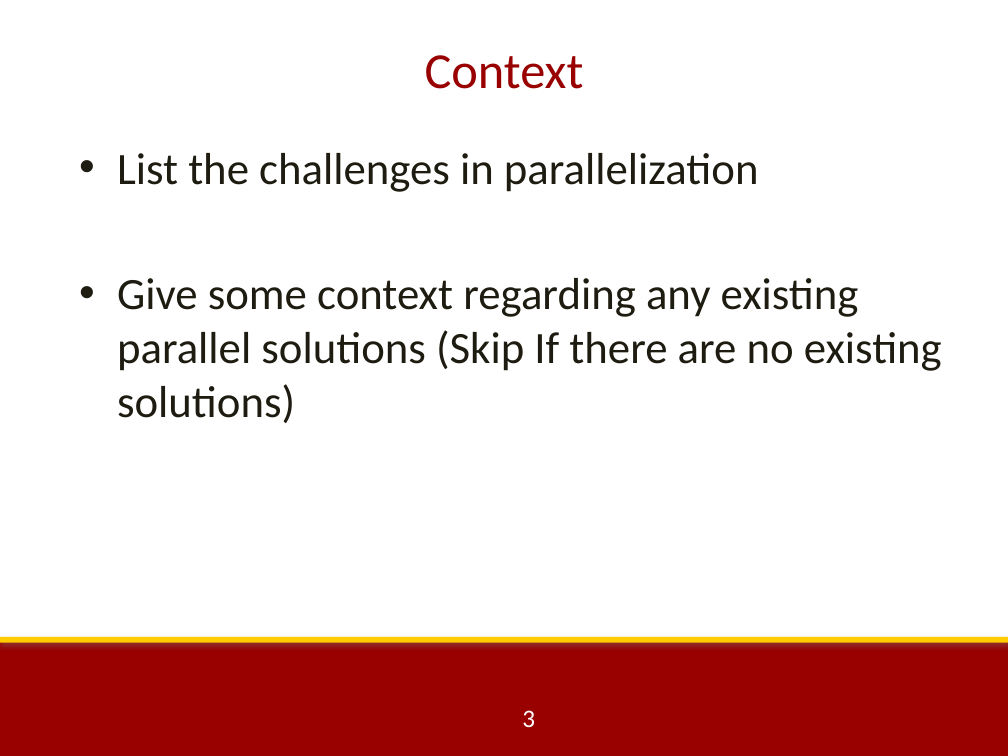
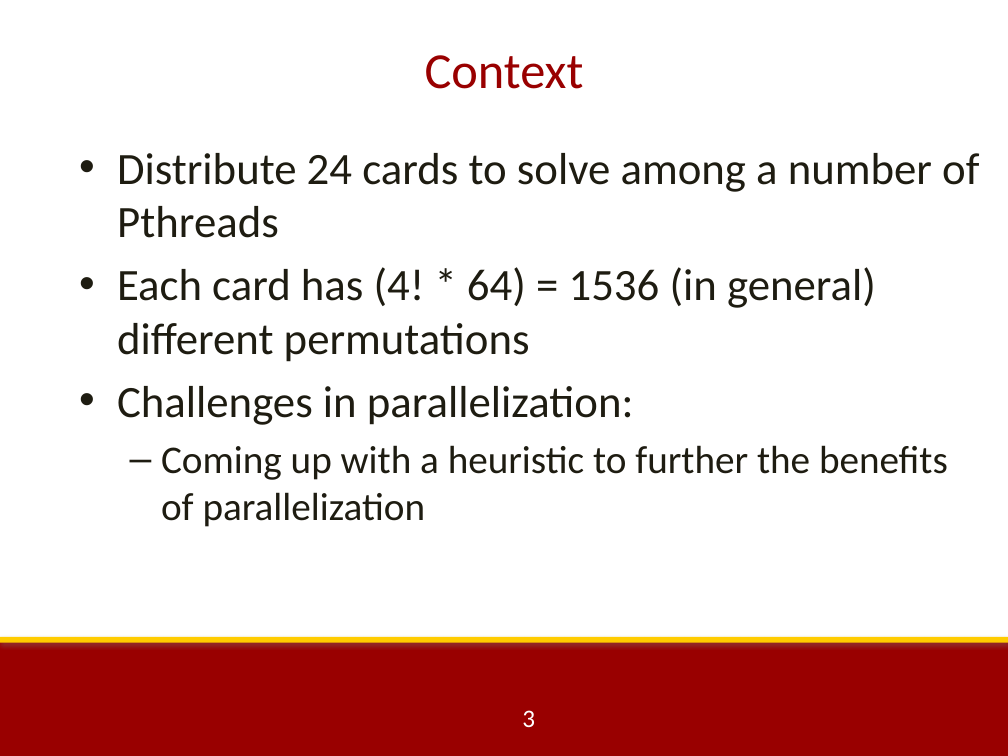
Before and after one commit to kevinw0123/24game, a slide deck: slide 3 of EE 451 Project Presentation Template(1).pptx. Drawn at 1008x756 pixels with LibreOffice and Linux fonts; fonts in the diff are those of the drawing; background and template pictures are left out. Boxes give left, top, right and bottom in pixels: in the first picture for what was removed or moved away, otherwise in the second. Text is boxed around its words. In the diff, an @@ line names an element or a change of style, - is before the commit and + after.

Commit message:
added pthreads without heuristic, edited presentation

```diff
--- a/EE 451 Project Presentation Template(1).pptx
+++ b/EE 451 Project Presentation Template(1).pptx
@@ text at bbox=[117, 153, 979, 527]: text changed @@
-• List the challenges in parallelization
-• Give some context regarding any existing parallel solutions (Skip If there are no existing solutions)
+• Distribute 24 cards to solve among a number of Pthreads
+• Each card has (4! * 64) = 1536 (in general) different permutations
+• Challenges in parallelization:
+  – Coming up with a heuristic to further the benefits of parallelization
```
Also in this commit, not shown: 6 other slides changed, 2 other files.
